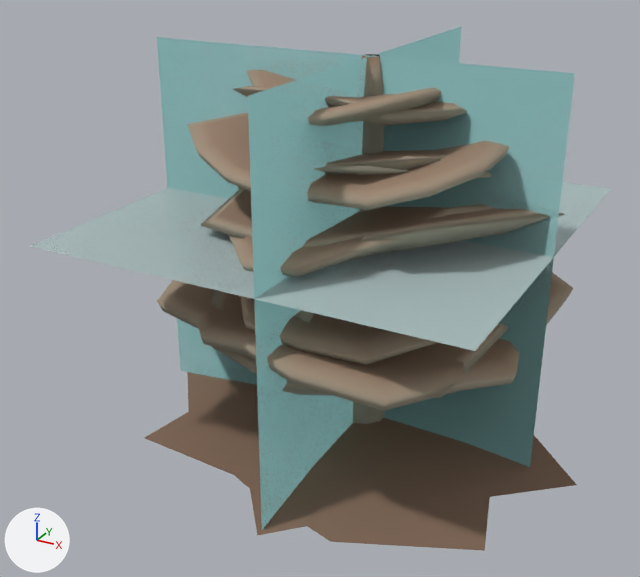
Before and after pictures for a commit that changed the glTF model data/models/board/mars/plate-terraces.glb.
Camera for both pictures: a 50 mm camera at (27.4, -57.3, 40.0) aimed at (-3.0, -2.0, 12.4). Arrows for +X, +Y and +Z are at lower left; the lights stay in place. The older version comes first. Where no turn or scale is listed for an object, it has been applied to the vertices. Vertices at exactly the same position are counted once.

Before the edit, the objects in view are built like this:
```python
me_plate_terraces_lod0 = bpy.data.meshes.new('plate-terraces-lod0')
me_plate_terraces_lod0.from_pydata(...)  # 799 vertices, 1380 faces; spans x -18.8..14.2, y -15.8..17.8, z 0.0..30.0
me_plate_terraces_lod0.materials.append(mat_coral)  # its picture is missing
me_plate_terraces_lod1 = bpy.data.meshes.new('plate-terraces-lod1')
me_plate_terraces_lod1.from_pydata(...)  # 238 vertices, 370 faces; spans x -14.6..17.8, y -12.8..14.1, z 0.0..30.0
me_plate_terraces_lod1.materials.append(mat_coral)  # its picture is missing
me_plate_terraces_lod2 = bpy.data.meshes.new('plate-terraces-lod2')
me_plate_terraces_lod2.from_pydata(...)  # 62 vertices, 80 faces; spans x -13.0..16.3, y -16.3..13.0, z 0.0..30.0
me_plate_terraces_lod2.materials.append(mat_coral)  # its picture is missing
me_plate_terraces_lod3 = bpy.data.meshes.new('plate-terraces-lod3')
me_plate_terraces_lod3.from_pydata(...)  # 12 vertices, 6 faces; spans x -18.8..14.2, y -15.8..17.8, z 0.0..30.0
me_plate_terraces_lod3.materials.append(mat_impostor)  # its picture is missing
ob_plate_terraces_lod0_001 = bpy.data.objects.new('plate-terraces-lod0.001', me_plate_terraces_lod0)
ob_plate_terraces_lod0_001.location = (0.0, 0.0, 0.0)
ob_plate_terraces_lod1_001 = bpy.data.objects.new('plate-terraces-lod1.001', me_plate_terraces_lod1)
ob_plate_terraces_lod1_001.location = (0.0, 0.0, 0.0)
ob_plate_terraces_lod2_001 = bpy.data.objects.new('plate-terraces-lod2.001', me_plate_terraces_lod2)
ob_plate_terraces_lod2_001.location = (0.0, 0.0, 0.0)
ob_plate_terraces_lod3_001 = bpy.data.objects.new('plate-terraces-lod3.001', me_plate_terraces_lod3)
ob_plate_terraces_lod3_001.location = (0.0, 0.0, 0.0)
```
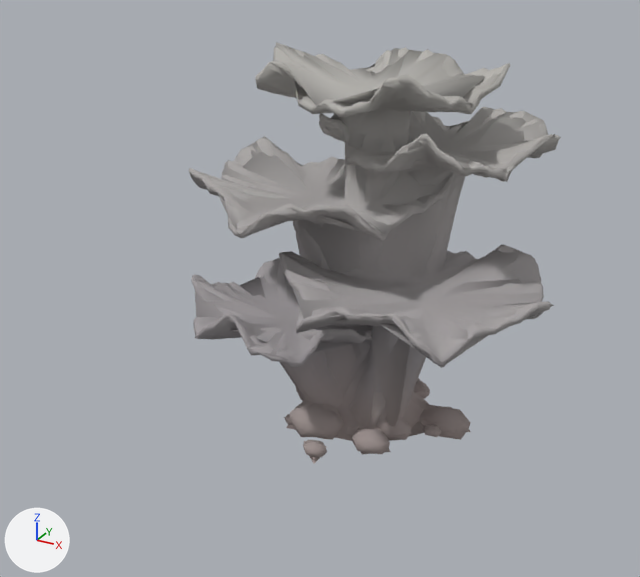
What differs and where, as boxes (x1, y1, x2, y2) in the pictures (640 x 577 px):
```json
{"object": "plate-terraces-lod3.001", "change": "deleted", "before": [30, 27, 610, 529]}
{"object": "plate-terraces-lod0.001", "change": "deleted", "before": [157, 54, 573, 551], "on screen": "brown"}
{"object": "plate-terraces-lod1.001", "change": "reshaped", "before": [145, 54, 577, 497], "after": [188, 47, 561, 458], "on screen": "14% narrower, 7% shorter"}
{"object": "plate-terraces-mesh2", "change": "added", "after": [193, 42, 555, 459]}
{"object": "plate-terraces-mesh3", "change": "added", "after": [195, 50, 542, 463]}
{"object": "plate-terraces-lod2.001", "change": "reshaped", "before": [220, 54, 492, 536], "after": [192, 54, 560, 457], "on screen": "mostly hidden before"}
```

The change, as JSON lines over the scene's bpy script:
```json
{"block": "me_plate_terraces_lod1", "where": "# used by ob_plate_terraces_lod1_001; location = (0.0, 0.0, 0.0)"}
{"op": "remove", "block": "me_plate_terraces_lod1", "code": "me_plate_terraces_lod1.from_pydata(...)  # 238 vertices, 370 faces; spans x -14.6..17.8, y -12.8..14.1, z 0.0..30.0"}
{"op": "add", "block": "me_plate_terraces_lod1", "code": "me_plate_terraces_lod1.from_pydata(...)  # 8006 vertices, 15999 faces; spans x -13.7..15.4, y -11.4..11.1, z 0.0..30.0"}
{"block": "me_plate_terraces_lod1", "change": "me_plate_terraces_lod1 part 1: 238 vertices removed from x -14.6..17.8, y -12.8..14.1, z 0.0..30.0; 8006 vertices added at x -13.7..15.4, y -11.4..11.1, z 0.0..30.0"}
{"block": "me_plate_terraces_lod2", "where": "# used by ob_plate_terraces_lod2_001; location = (0.0, 0.0, 0.0)"}
{"op": "remove", "block": "me_plate_terraces_lod2", "code": "me_plate_terraces_lod2.from_pydata(...)  # 62 vertices, 80 faces; spans x -13.0..16.3, y -16.3..13.0, z 0.0..30.0"}
{"op": "add", "block": "me_plate_terraces_lod2", "code": "me_plate_terraces_lod2.from_pydata(...)  # 2106 vertices, 4199 faces; spans x -13.7..15.4, y -11.3..11.1, z 0.0..30.0"}
{"block": "me_plate_terraces_lod2", "change": "me_plate_terraces_lod2 part 2: 62 vertices removed from x -13.0..16.3, y -16.3..13.0, z 0.0..30.0; 2106 vertices added at x -13.7..15.4, y -11.3..11.1, z 0.0..30.0"}
{"op": "add", "block": "me_plate_terraces_mesh3", "code": ["me_plate_terraces_mesh3 = bpy.data.meshes.new('plate-terraces-mesh3')", "me_plate_terraces_mesh3.from_pydata(...)  # 126 vertices, 236 faces; spans x -13.0..14.7, y -10.9..10.2, z 0.0..30.0", "me_plate_terraces_mesh3.materials.append(mat_coral)  # its picture is missing"]}
{"op": "add", "block": "me_plate_terraces_mesh2", "code": ["me_plate_terraces_mesh2 = bpy.data.meshes.new('plate-terraces-mesh2')", "me_plate_terraces_mesh2.from_pydata(...)  # 506 vertices, 996 faces; spans x -13.6..15.5, y -11.4..11.1, z 0.0..30.0", "me_plate_terraces_mesh2.materials.append(mat_coral)  # its picture is missing"]}
{"op": "remove", "block": "ob_plate_terraces_lod0_001", "code": ["ob_plate_terraces_lod0_001 = bpy.data.objects.new('plate-terraces-lod0.001', me_plate_terraces_lod0)", "ob_plate_terraces_lod0_001.location = (0.0, 0.0, 0.0)"]}
{"op": "remove", "block": "ob_plate_terraces_lod3_001", "code": ["ob_plate_terraces_lod3_001 = bpy.data.objects.new('plate-terraces-lod3.001', me_plate_terraces_lod3)", "ob_plate_terraces_lod3_001.location = (0.0, 0.0, 0.0)"]}
{"op": "add", "block": "ob_plate_terraces_mesh3", "code": ["ob_plate_terraces_mesh3 = bpy.data.objects.new('plate-terraces-mesh3', me_plate_terraces_mesh3)", "ob_plate_terraces_mesh3.location = (0.0, 0.0, 0.0)"]}
{"op": "add", "block": "ob_plate_terraces_mesh2", "code": ["ob_plate_terraces_mesh2 = bpy.data.objects.new('plate-terraces-mesh2', me_plate_terraces_mesh2)", "ob_plate_terraces_mesh2.location = (0.0, 0.0, 0.0)"]}
```
